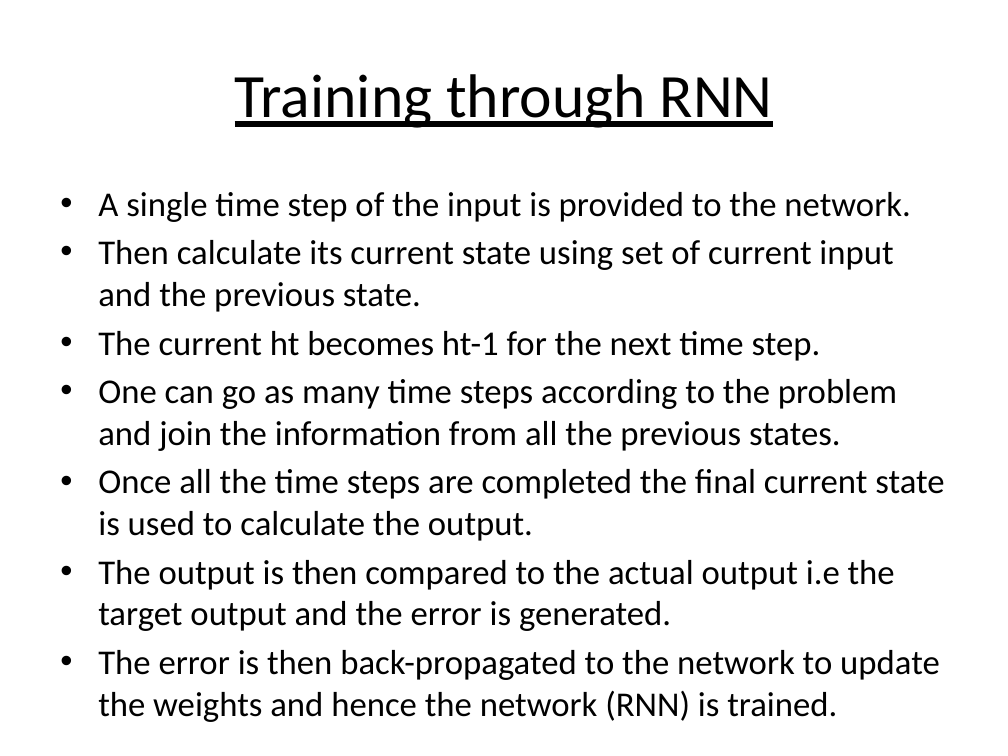
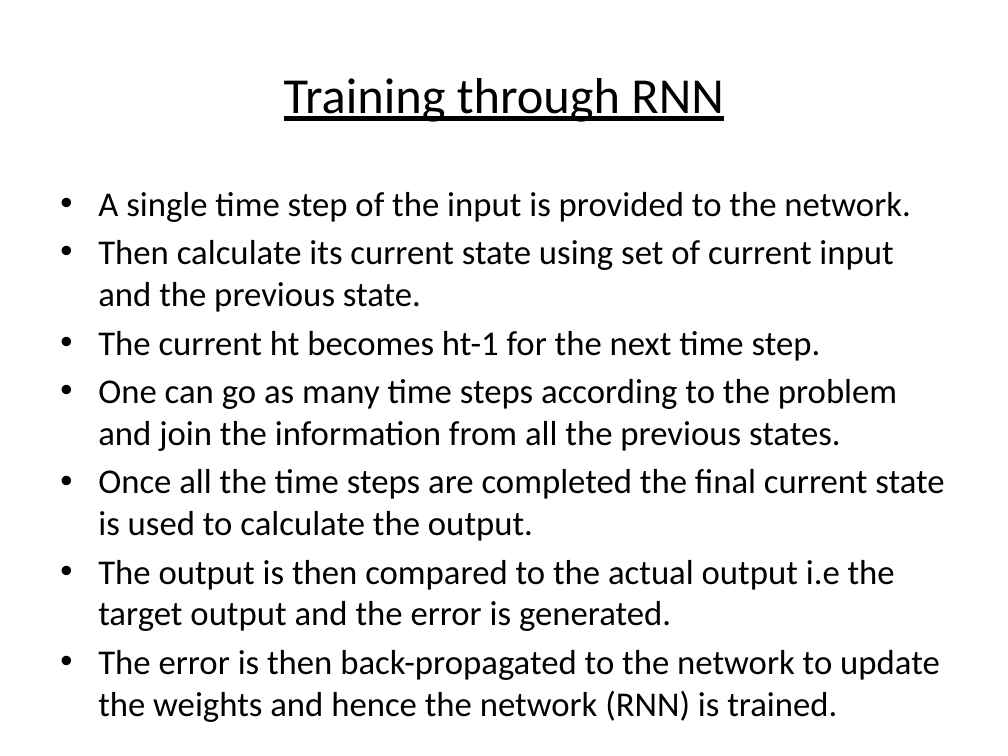
Before and after one commit to abhilashsaj/Simple-Recurrent-Neural-Network-with-Keras, a slide deck: slide 10 of Recurrent Neural Networks.pptx. Drawn at 1008x756 pixels with LibreOffice and Linux fonts; fonts in the diff are those of the drawing. Boxes give left, top, right and bottom in pixels: in the first picture for what was removed or moved away, otherwise in the second. Text is boxed around its words. In the diff, an @@ line names an element or a change of style, - is before the commit and + after.

```diff
--- a/Recurrent Neural Networks.pptx
+++ b/Recurrent Neural Networks.pptx
@@ title "Training through RNN" at (x1=284, y1=78, x2=723, y2=122): size 44 to 36 pt @@
```
Also in this commit, not shown: 1 other slide changed.
